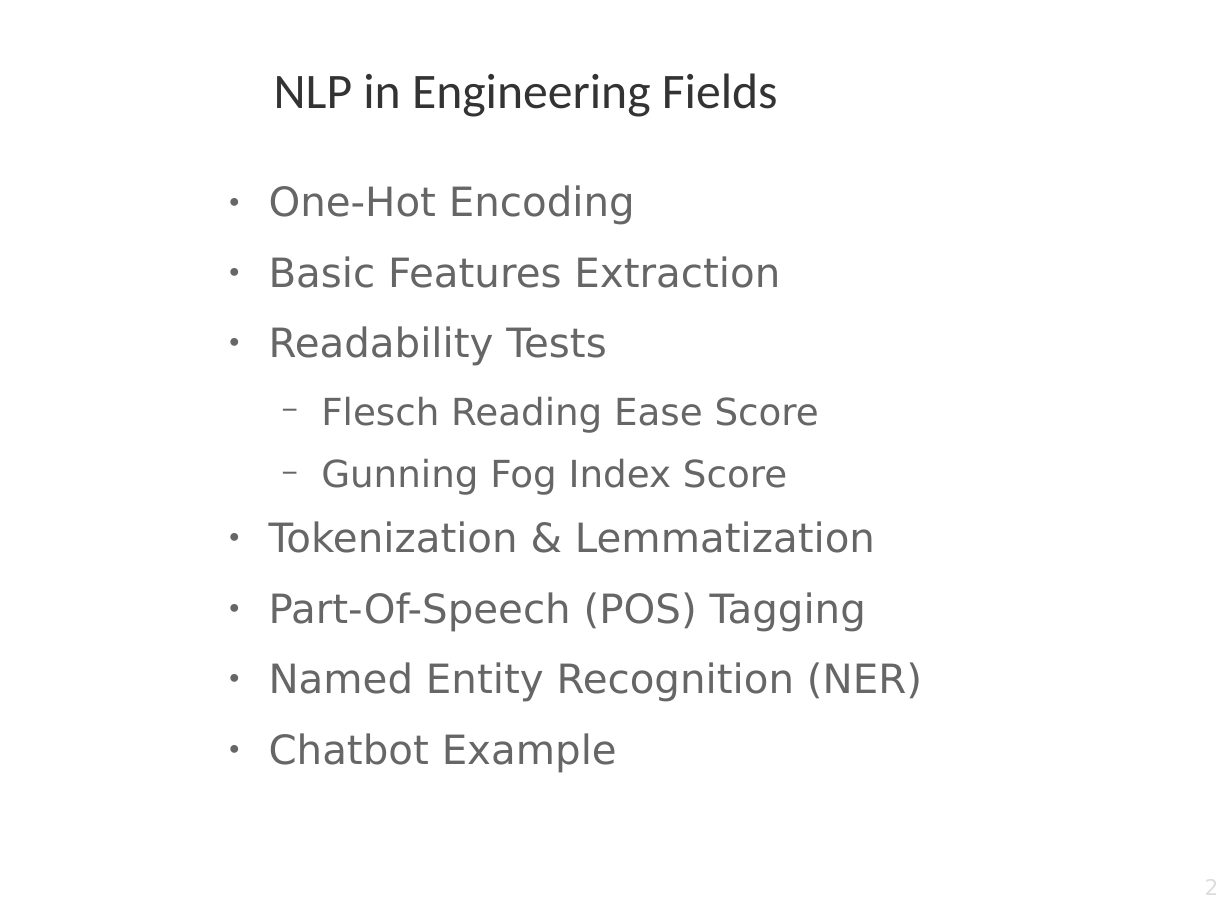
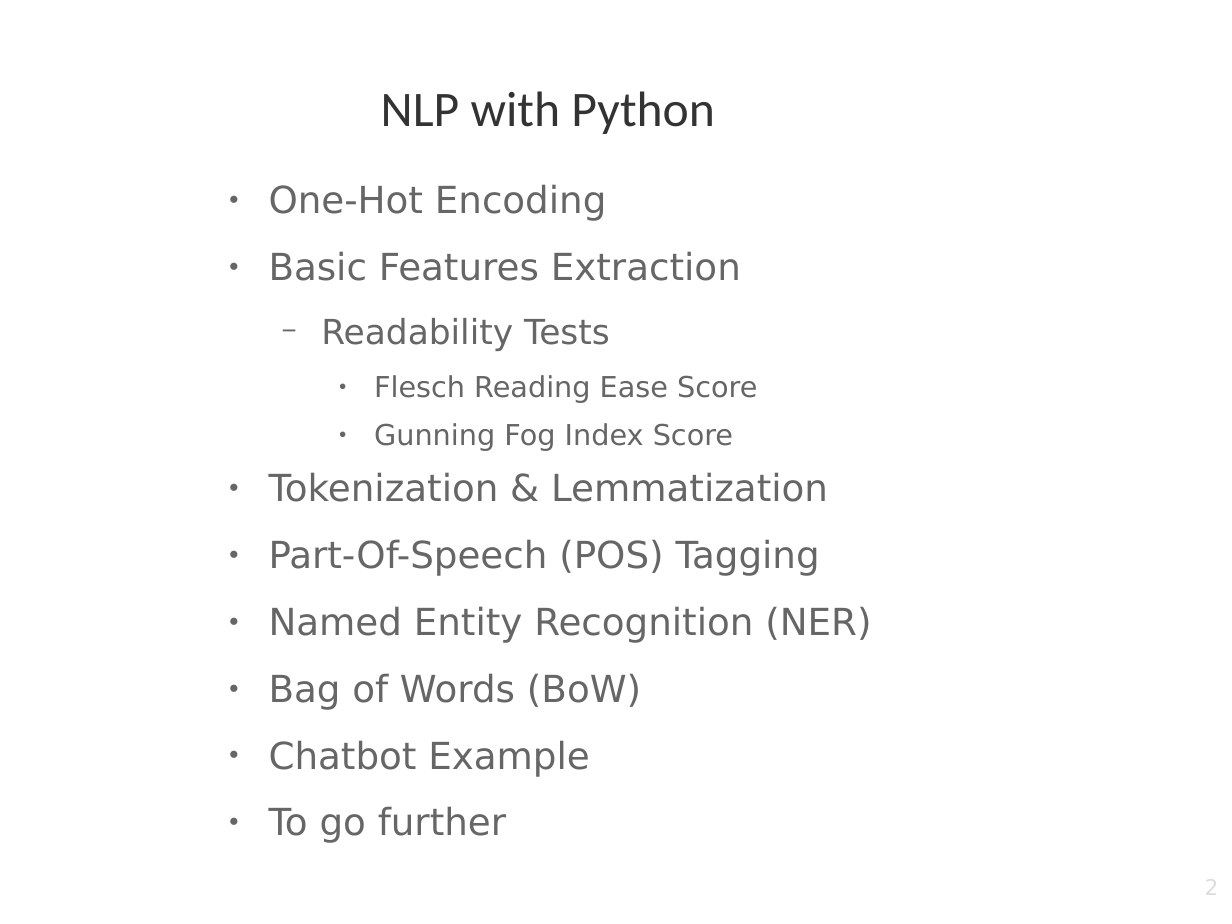
Before and after one commit to nam4dev/nlp_demonstration, a slide deck: slide 2 of NLP_with_Python.odp. Drawn at 1232x924 pixels with LibreOffice and Linux fonts; fonts in the diff are those of the drawing; background and template pictures are left out. Boxes give left, top, right and bottom in pixels: in the first picture for what was removed or moved away, otherwise in the second. Text is boxed around its words. In the diff, an @@ line names an element or a change of style, - is before the commit and + after.

```diff
--- a/NLP_with_Python.odp
+++ b/NLP_with_Python.odp
@@ title at <box>381,91,715,134</box>: text changed @@
-NLP in Engineering Fields
+NLP with Python
@@ text at <box>269,184,871,776</box>: paragraph added @@
+● To go further
@@ text at <box>269,184,871,776</box>: size 26 to 24.1 pt in "One-Hot Encoding", "Basic Features Extraction", "Tokenization & Lemmatization", "Part-Of-Speech (POS) Tagging" and 2 more places; size 26 to 22.2 pt in "Readability Tests"; size 24 to 18.5 pt in "Flesch Reading Ease Score", "Gunning Fog Index Score"; bullet ● to −; list level 1 to 2 in "Readability Tests"; bullet − to ●; list level 2 to 3 in "Flesch Reading Ease Score"; list level 2 to 3 in "Gunning Fog Index Score" @@
@@ text at <box>269,673,641,710</box>: paragraph added @@
+● Bag of Words (BoW)
```
Also in this commit, not shown: 1 other slide changed, 2 slides added.
